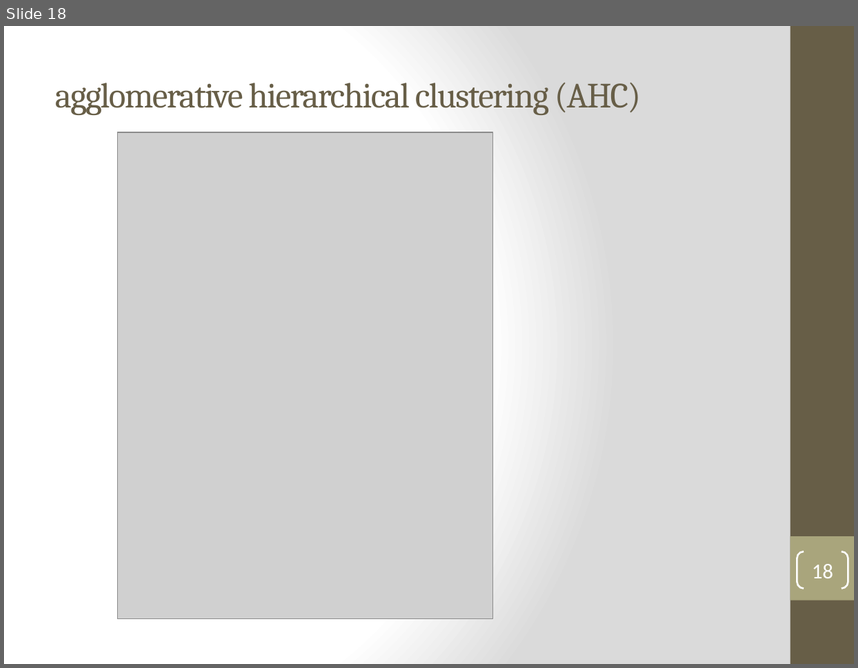
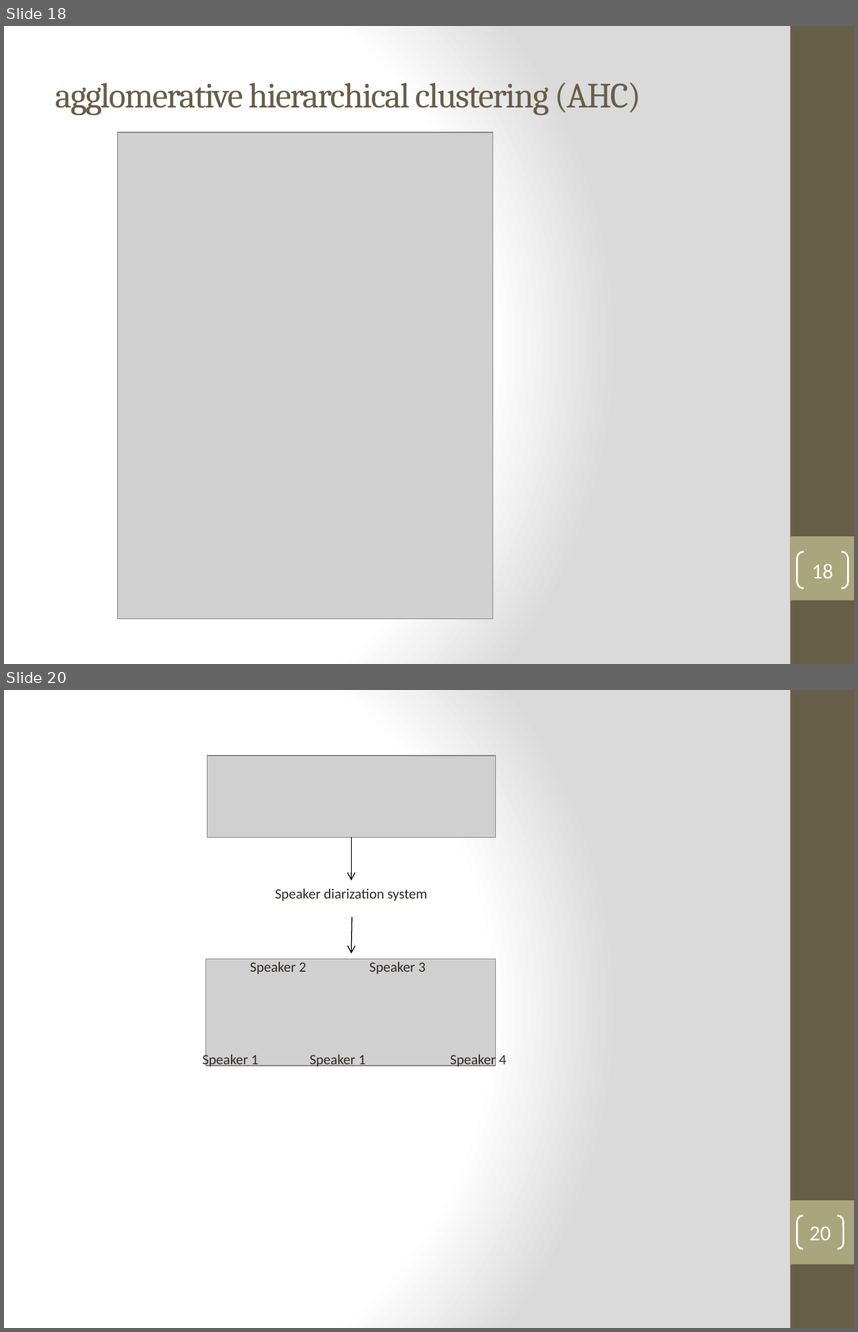
Before and after one commit to henryph/vba_project, a slide deck: Real-time Speaker Recognizer - Oral Examination.pptx. Shown one above the other, each under a label of ours: slide 18 before the commit, slides 18 and 20 after it; the slides between them are not shown. The pictures are 858x668 and 858x1332 pixels, drawn with LibreOffice and Linux fonts; fonts in the diff are those of the drawing; grey boxes stand for pictures. Boxes give left, top, right and bottom in pixels: in the first picture for what was removed or moved away, otherwise in the second. Text is boxed around its words. In the diff, an @@ line names an element or a change of style, - is before the commit and + after.

```diff
--- a/Real-time Speaker Recognizer - Oral Examination.pptx
+++ b/Real-time Speaker Recognizer - Oral Examination.pptx
@@ slide 20 added at <box>4,690,854,1328</box>, background gradient #FFFFFF to #DADADA; not listed: 2 template elements that a slide beside it also shows @@
@@ group added at <box>203,756,506,1068</box>: 6 texts, 2 pictures, 2 arrows, 1 rectangle @@
+Speaker 1
+Speaker 1
+Speaker 2
+Speaker 3
+Speaker 4
+Speaker diarization system
@@ page number added at <box>797,1215,844,1248</box>, outline #FFFFFF 1.5 pt, 18 pt, text #FFFFFF @@
+20
```
Also in this commit, not shown: 1 slide changed, 2 other slides added, 2 other files.
